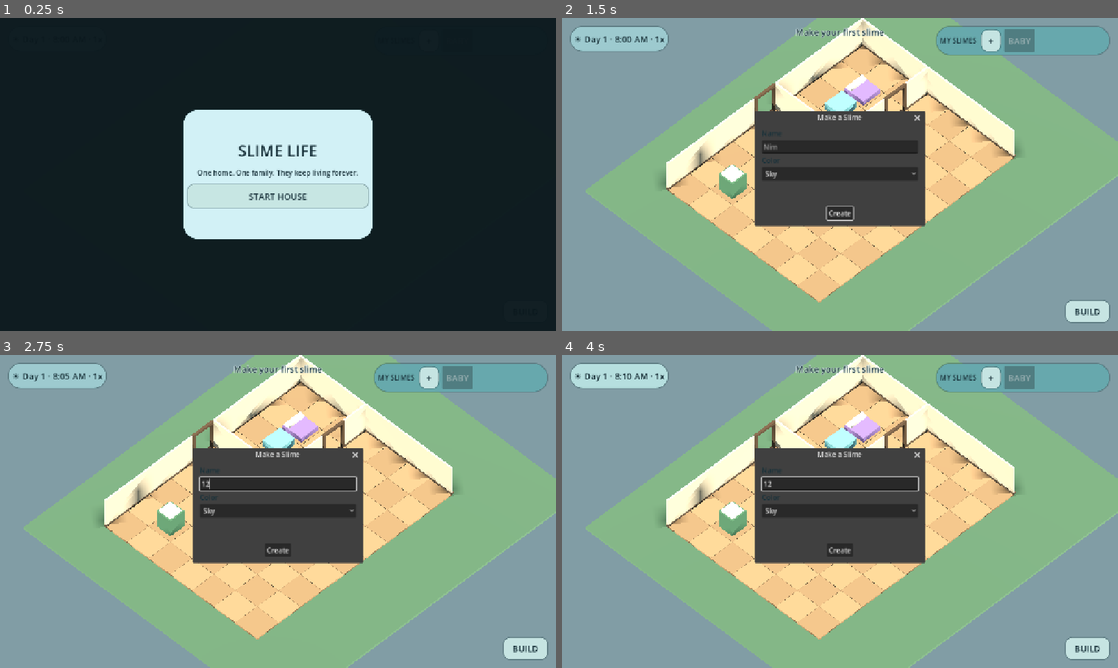
Above: before the commit, frames 1-4 (two rows, left to right).
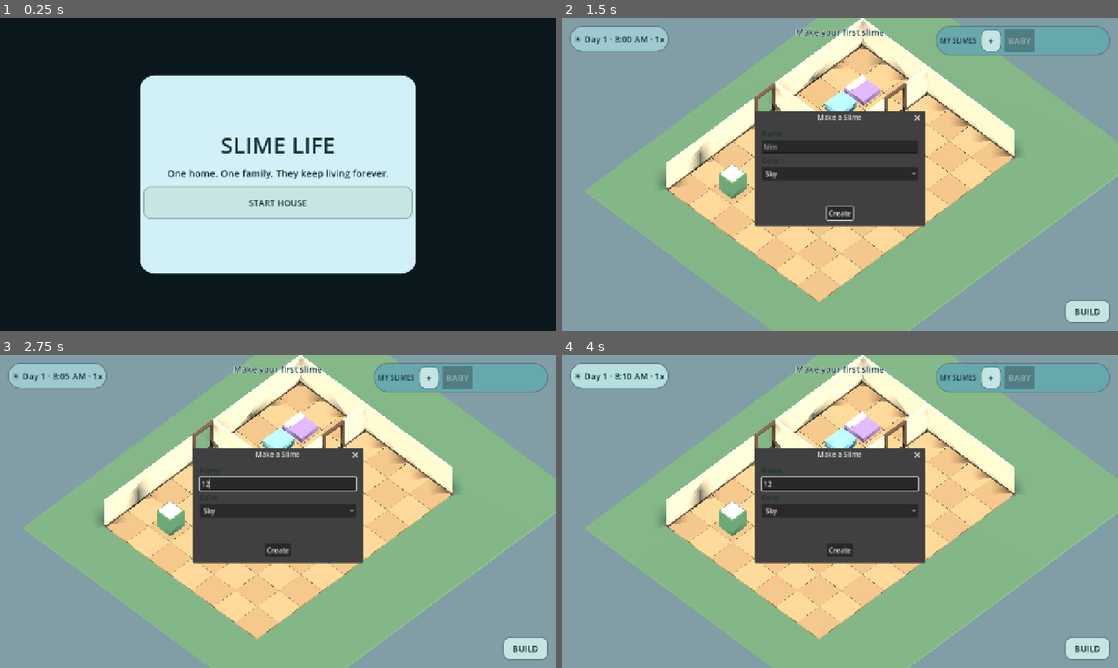
Above: after the commit, the same moments.

Repository: wisteria477/Slime-game
Game: Godot game, scene res://scenes/Main.tscn
Two runs of this game, one before a commit and one after it. Both use one fixed random seed, a clock stepped at 60 frames per second and the inputs below.
Inputs (mouse positions are in pixels of both pictures, inside the frame that each line leads up to):
- Up to frame 1 (0.25 s): no input
- Up to frame 2 (1.5 s): click (1090, 312) at 0.5 s, where only the run before the commit has a clickable "BUILD"; click "START HOUSE" at 1.25 s
- Up to frame 3 (2.75 s): click (278, 483) at 2.02 s; type "12" at 2.1 s
- Up to frame 4 (4 s): click "☀ Day 1 · 8:05 AM · 1x" at 2.75 s; click "☀ Day 1 · 8:08 AM · 1x" at 3.5 s

The runs differ from the first frame. In frame 1, 19% of the frame differs, in the area x 25-75%, y 18-82%; in frame 2, less than 0.1%; in frame 3, less than 0.1%; in frame 4, less than 0.1%.

Commit message:
Fix phone start screen HUD overlap and cutaway

Diff:
--- a/scripts/main.gd
+++ b/scripts/main.gd
@@ -284,11 +284,15 @@
     needs_panel.offset_bottom = -26
     needs_title.add_theme_font_size_override("font_size", 26 if portrait else 22)
 
-    build_button.custom_minimum_size = Vector2(138, 68)
-    build_button.offset_left = -160
+    build_button.custom_minimum_size = Vector2(154, 72)
+    build_button.offset_left = -176
     build_button.offset_right = -22
-    build_button.offset_top = -94
-    build_button.offset_bottom = -26
+    if portrait:
+        build_button.offset_top = -230
+        build_button.offset_bottom = -158
+    else:
+        build_button.offset_top = -94
+        build_button.offset_bottom = -22
 
     build_tray.offset_left = 24
     build_tray.offset_right = -24
@@ -430,15 +434,17 @@
     baby_dialog.confirmed.connect(_confirm_baby)
 
 func _show_start_screen() -> void:
+    if root_ui:
+        root_ui.visible = false
     start_overlay = ColorRect.new()
-    start_overlay.color = Color(0.04, 0.09, 0.11, 0.96)
+    start_overlay.color = Color(0.04, 0.09, 0.11, 1.0)
     start_overlay.set_anchors_and_offsets_preset(Control.PRESET_FULL_RECT)
     start_overlay.mouse_filter = Control.MOUSE_FILTER_STOP
     ui_layer.add_child(start_overlay)
     var card := PanelContainer.new()
     card.set_anchors_preset(Control.PRESET_CENTER)
-    card.position = Vector2(-220, -150)
-    card.custom_minimum_size = Vector2(440, 300)
+    card.position = Vector2(-320, -230)
+    card.custom_minimum_size = Vector2(640, 460)
     card.add_theme_stylebox_override("panel", _panel_style(Color(0.84, 0.96, 0.98, 0.98), 34))
     start_overlay.add_child(card)
     var box := VBoxContainer.new()
@@ -447,15 +453,16 @@
     card.add_child(box)
     var title := _label("SLIME LIFE")
     title.horizontal_alignment = HORIZONTAL_ALIGNMENT_CENTER
-    title.add_theme_font_size_override("font_size", 36)
+    title.add_theme_font_size_override("font_size", 52)
     box.add_child(title)
     var subtitle := _label("One home. One family. They keep living forever.")
     subtitle.horizontal_alignment = HORIZONTAL_ALIGNMENT_CENTER
+    subtitle.add_theme_font_size_override("font_size", 22)
     subtitle.autowrap_mode = TextServer.AUTOWRAP_WORD_SMART
     box.add_child(subtitle)
-    box.add_child(_button("START HOUSE", _new_game, Vector2(220, 58)))
+    box.add_child(_button("START HOUSE", _new_game, Vector2(340, 76)))
     if FileAccess.file_exists(SAVE_PATH):
-        box.add_child(_button("CONTINUE", _continue_game, Vector2(220, 58)))
+        box.add_child(_button("CONTINUE", _continue_game, Vector2(340, 76)))
 
 func _new_game() -> void:
     build_system.make_starter_home()
@@ -478,6 +485,8 @@
 func _close_start_overlay() -> void:
     if is_instance_valid(start_overlay):
         start_overlay.queue_free()
+    if root_ui:
+        root_ui.visible = true
 
 func _open_creator() -> void:
     creator_name.text = ""
@@ -529,6 +538,7 @@
     build_tray.visible = build_mode
     needs_panel.visible = not build_mode and household.selected_slime() != null
     build_button.visible = not build_mode
+    build_system.set_cutaway_visible(not build_mode)
     for slime in household.slimes:
         slime.sim_enabled = not build_mode
     _status("Build mode" if build_mode else "Live mode")
